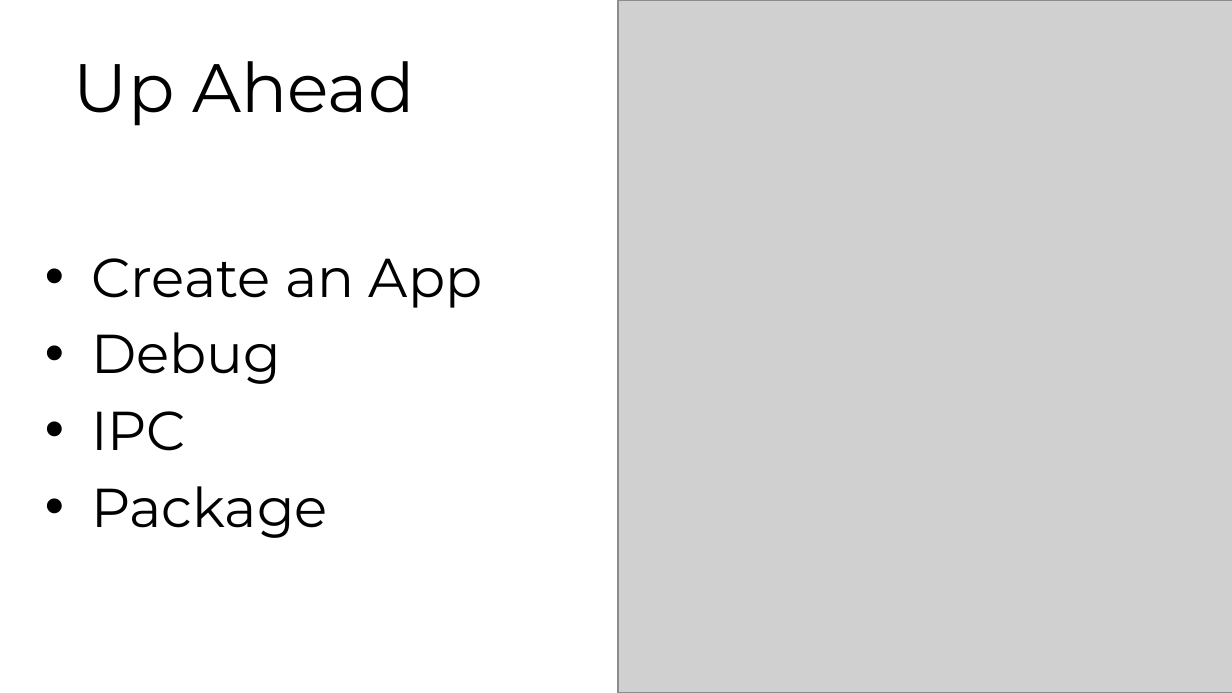
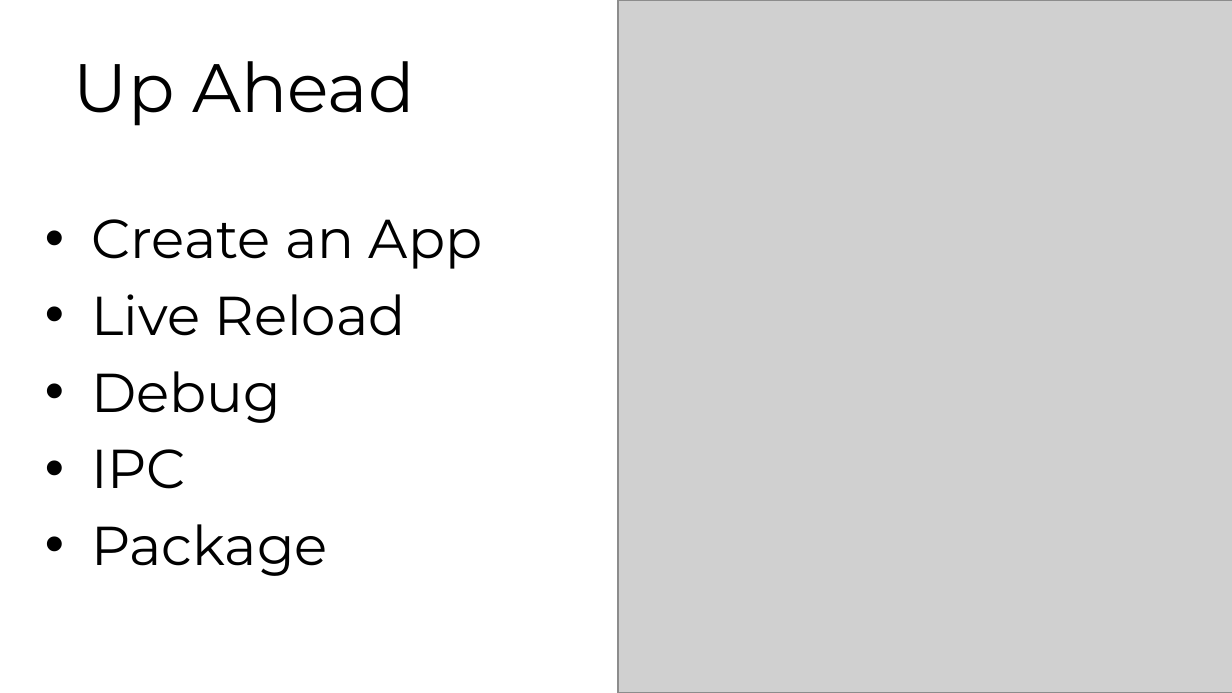
Before and after one commit to reverentgeek/electron-workshop, a slide deck: slide 2 of Electron Workshop.pptx. Drawn at 1232x693 pixels with LibreOffice and Linux fonts; fonts in the diff are those of the drawing; grey boxes stand for pictures. Boxes give left, top, right and bottom in pixels: in the first picture for what was removed or moved away, otherwise in the second. Text is boxed around its words. In the diff, an @@ line names an element or a change of style, - is before the commit and + after.

Commit message:
Updating slides

```diff
--- a/Electron Workshop.pptx
+++ b/Electron Workshop.pptx
@@ text at <box>91,294,405,336</box>: paragraph added @@
+• Live Reload
```
Also in this commit, not shown: 1 other file.
